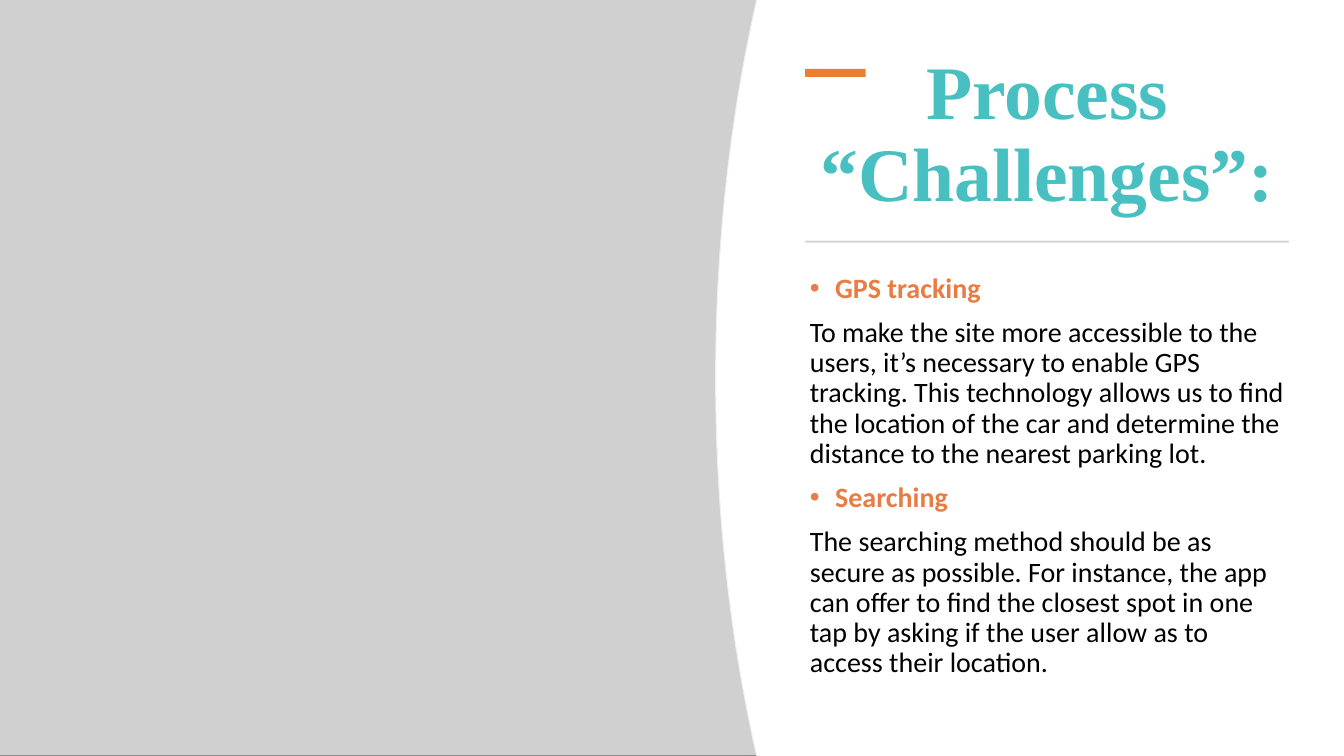
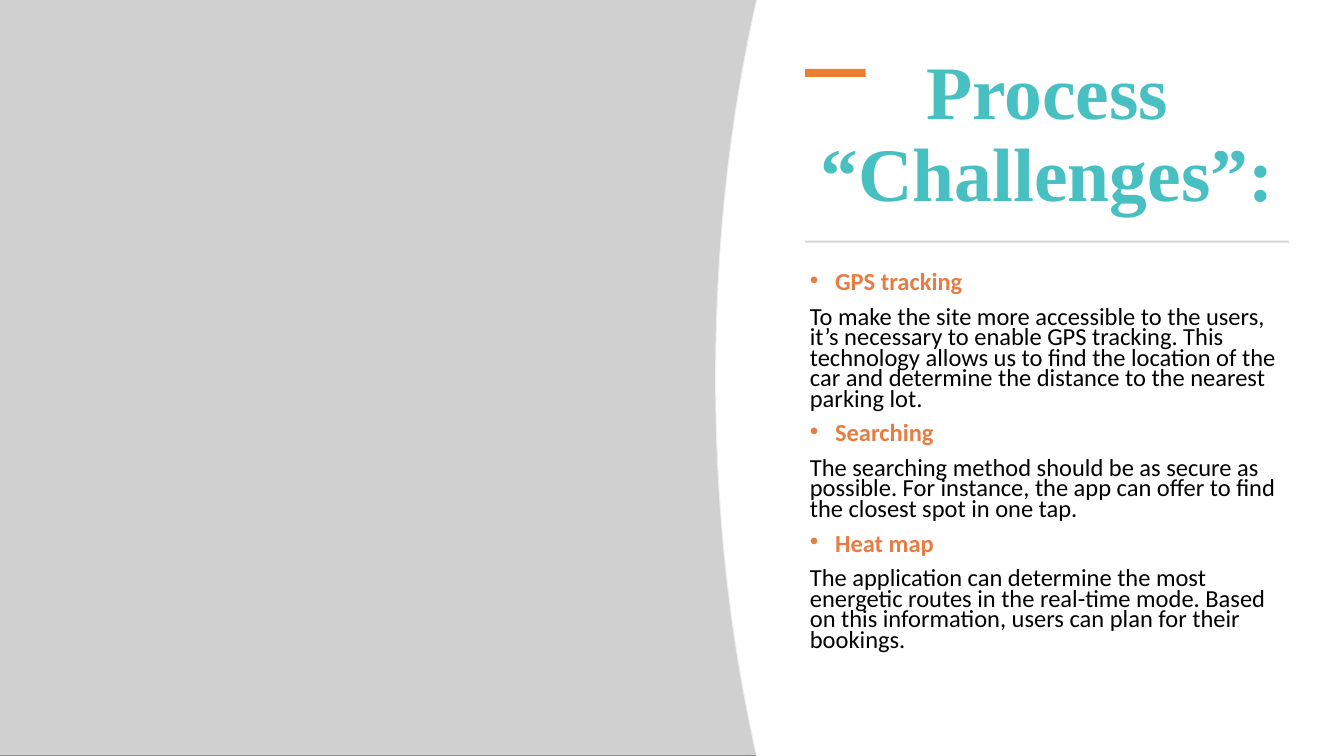
Before and after one commit to Yousiadel/Park-Me-Site, a slide deck: slide 9 of Project 1 for Group2 Parking Site.pptx. Drawn at 1344x756 pixels with LibreOffice and Linux fonts; fonts in the diff are those of the drawing; grey boxes stand for pictures. Boxes give left, top, right and bottom in pixels: in the first picture for what was removed or moved away, otherwise in the second. Text is boxed around its words. In the diff, an @@ line names an element or a change of style, - is before the commit and + after.

```diff
--- a/Project 1 for Group2 Parking Site.pptx
+++ b/Project 1 for Group2 Parking Site.pptx
@@ text at [810, 273, 1275, 445]: size 20 to 17.5 pt in "GPS tracking", "To make the site more accessible to ...", "Searching"; line spacing 0.9 to 0.7 @@
@@ text at [810, 459, 1275, 653]: text changed; size 20 to 17.5 pt @@
-The searching method should be as secure as possible. For instance, the app can offer to find the closest spot in one tap by asking if the user allow as to access their location.
+The searching method should be as secure as possible. For instance, the app can offer to find the closest spot in one tap.
+• Heat map
+The application can determine the most energetic routes in the real-time mode. Based on this information, users can plan for their bookings.
```
Also in this commit, not shown: 7 other slides changed.
